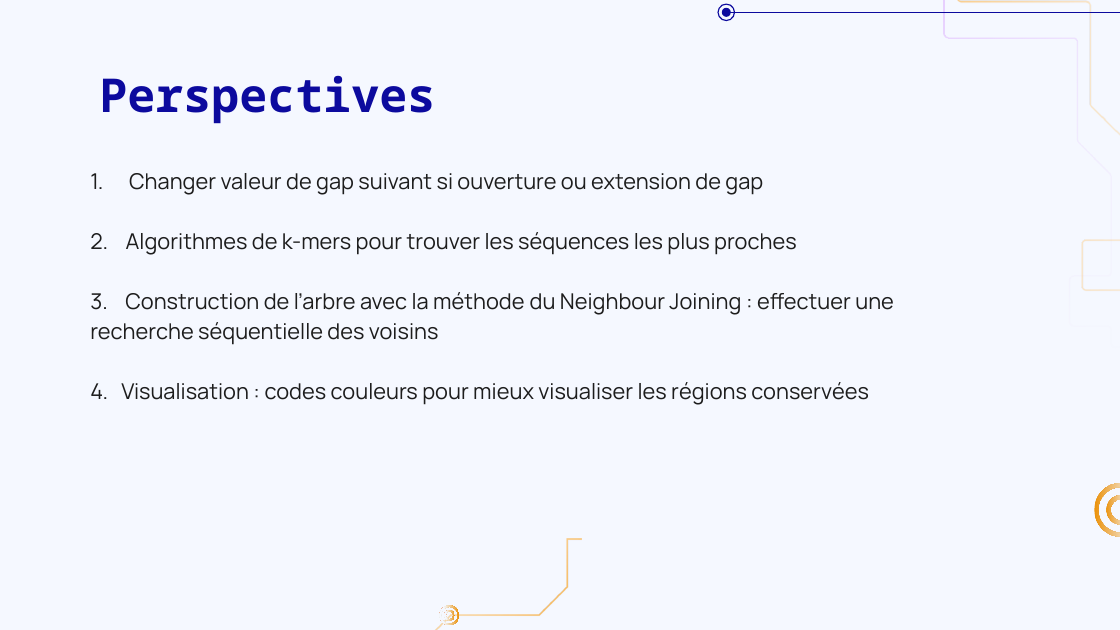
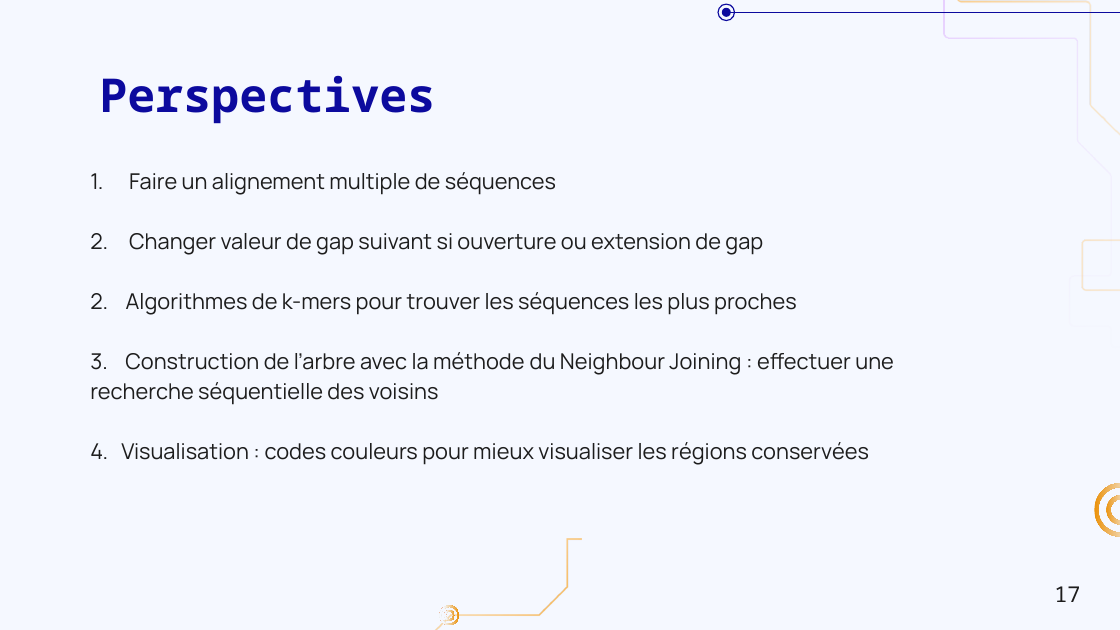
Before and after one commit to InLe074/LEBIB_Ines_Projet_Clustal_M2BI, a slide deck: slide 17 of Presentation_Projet_Clustal.pptx. Drawn at 1120x630 pixels with LibreOffice and Linux fonts; fonts in the diff are those of the drawing; background and template pictures are left out. Boxes give left, top, right and bottom in pixels: in the first picture for what was removed or moved away, otherwise in the second. Text is boxed around its words. In the diff, an @@ line names an element or a change of style, - is before the commit and + after.

```diff
--- a/Presentation_Projet_Clustal.pptx
+++ b/Presentation_Projet_Clustal.pptx
@@ subtitle at box(129, 172, 556, 195): paragraph added @@
+1. Faire un alignement multiple de séquences
@@ text added at box(1054, 586, 1080, 602), 14 pt, text #1D1D1D @@
+17
```
Also in this commit, not shown: 15 other slides changed.
